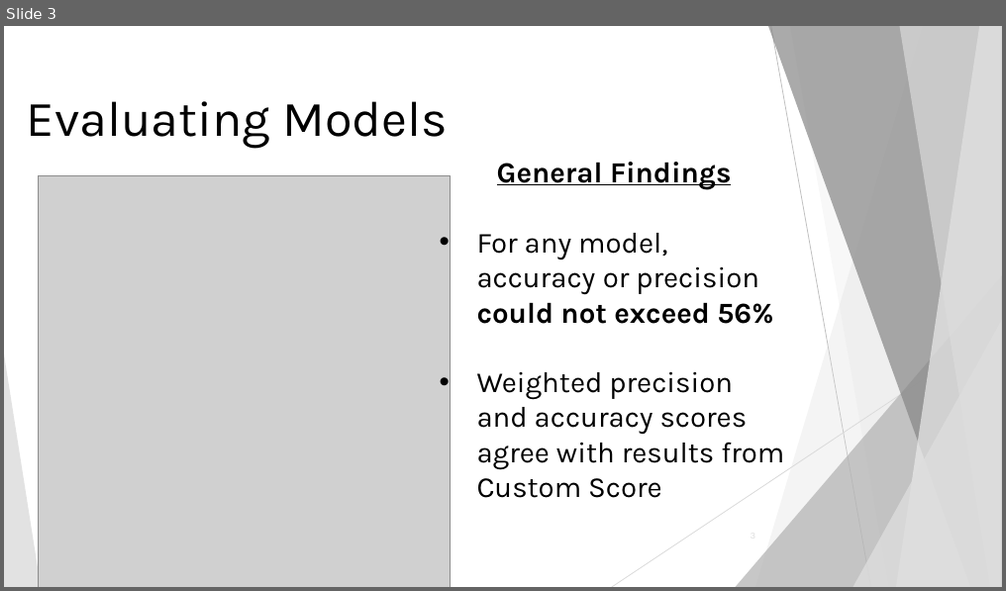
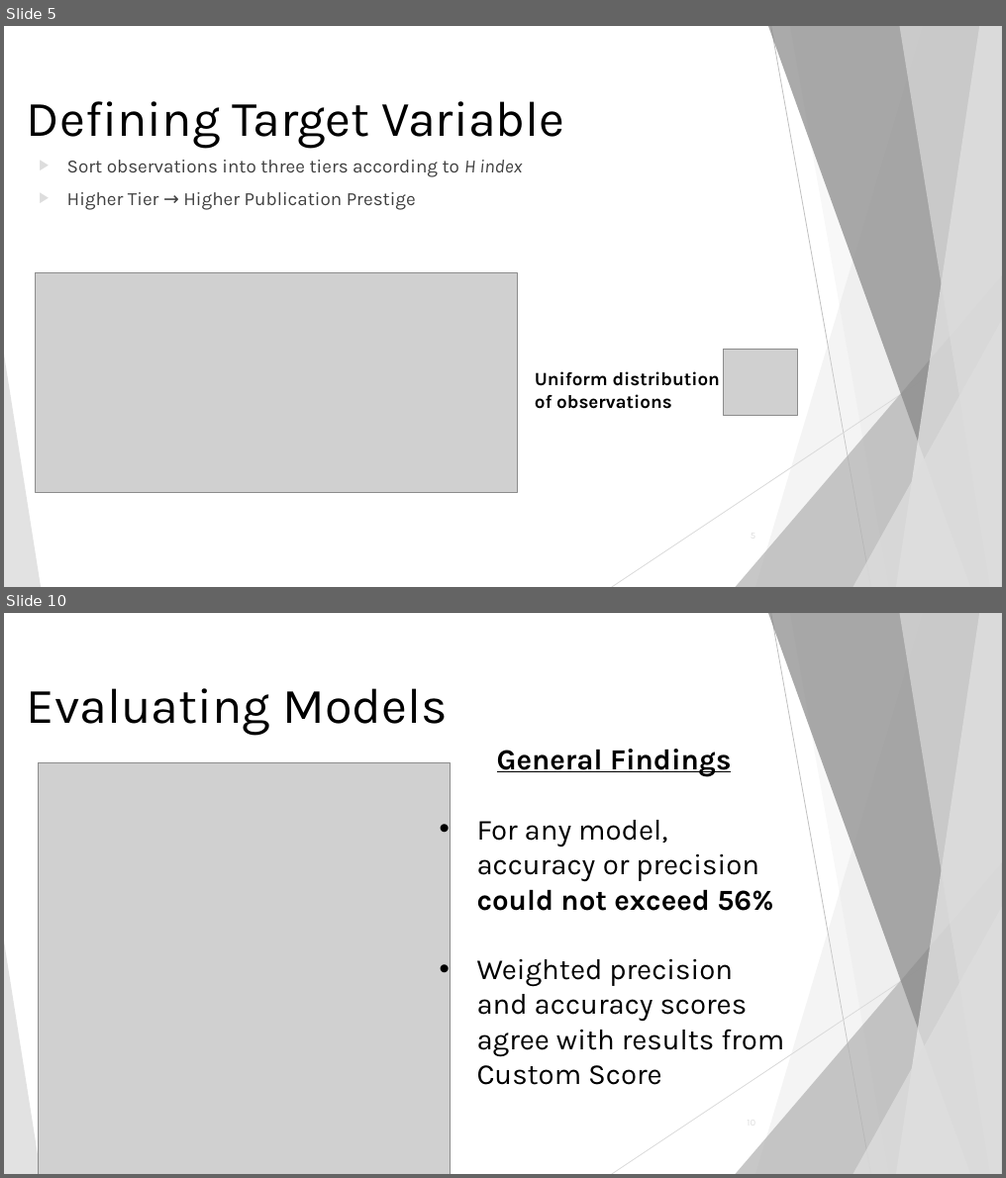
Before and after one commit to yokudake/ProfessorPowerIndex, a slide deck: Presentations and Reports/FinalPresentation_V1.pptx. Shown one above the other, each under a label of ours: slide 3 before the commit, slides 5 and 10 after it; the slides between them are not shown. The pictures are 1006x591 and 1006x1178 pixels, drawn with LibreOffice and Linux fonts; fonts in the diff are those of the drawing; grey boxes stand for pictures. Boxes give left, top, right and bottom in pixels: in the first picture for what was removed or moved away, otherwise in the second. Text is boxed around its words. In the diff, an @@ line names an element or a change of style, - is before the commit and + after.

```diff
--- a/Presentations and Reports/FinalPresentation_V1.pptx
+++ b/Presentations and Reports/FinalPresentation_V1.pptx
@@ slide 5 added at (4, 26, 1002, 587), background #FFFFFF; not listed: 10 template elements that a slide beside it also shows @@
@@ title added at (27, 101, 565, 149), 48 pt, text #000000 @@
+Defining Target Variable
@@ text added at (67, 160, 522, 210), 18 pt, text #404040 @@
+▶ Sort observations into three tiers according to H index
+▶ Higher Tier → Higher Publication Prestige
@@ picture added at (36, 274, 518, 492) @@
@@ picture added at (724, 350, 798, 416) @@
@@ text added at (535, 372, 720, 409), 18 pt, text #000000, bold @@
+Uniform distribution of observations
@@ what was slide 3 is now slide 10 @@
```
Also in this commit, not shown: 1 slide changed, 8 other slides added, 2 slides removed, 2 other files.
